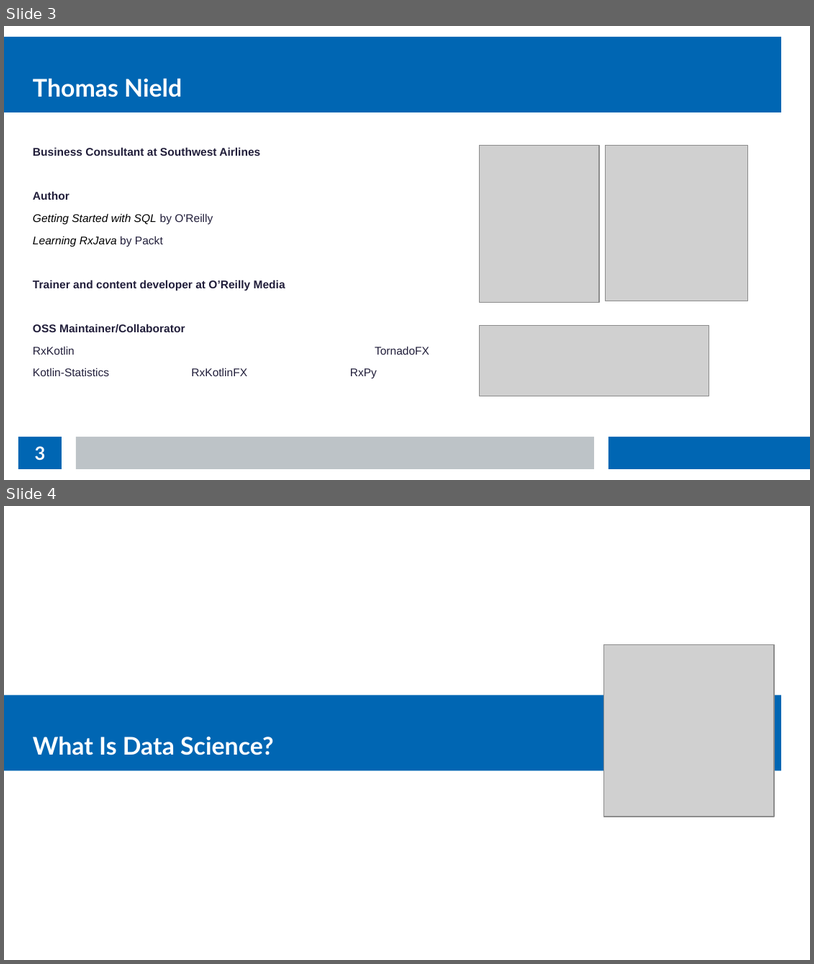
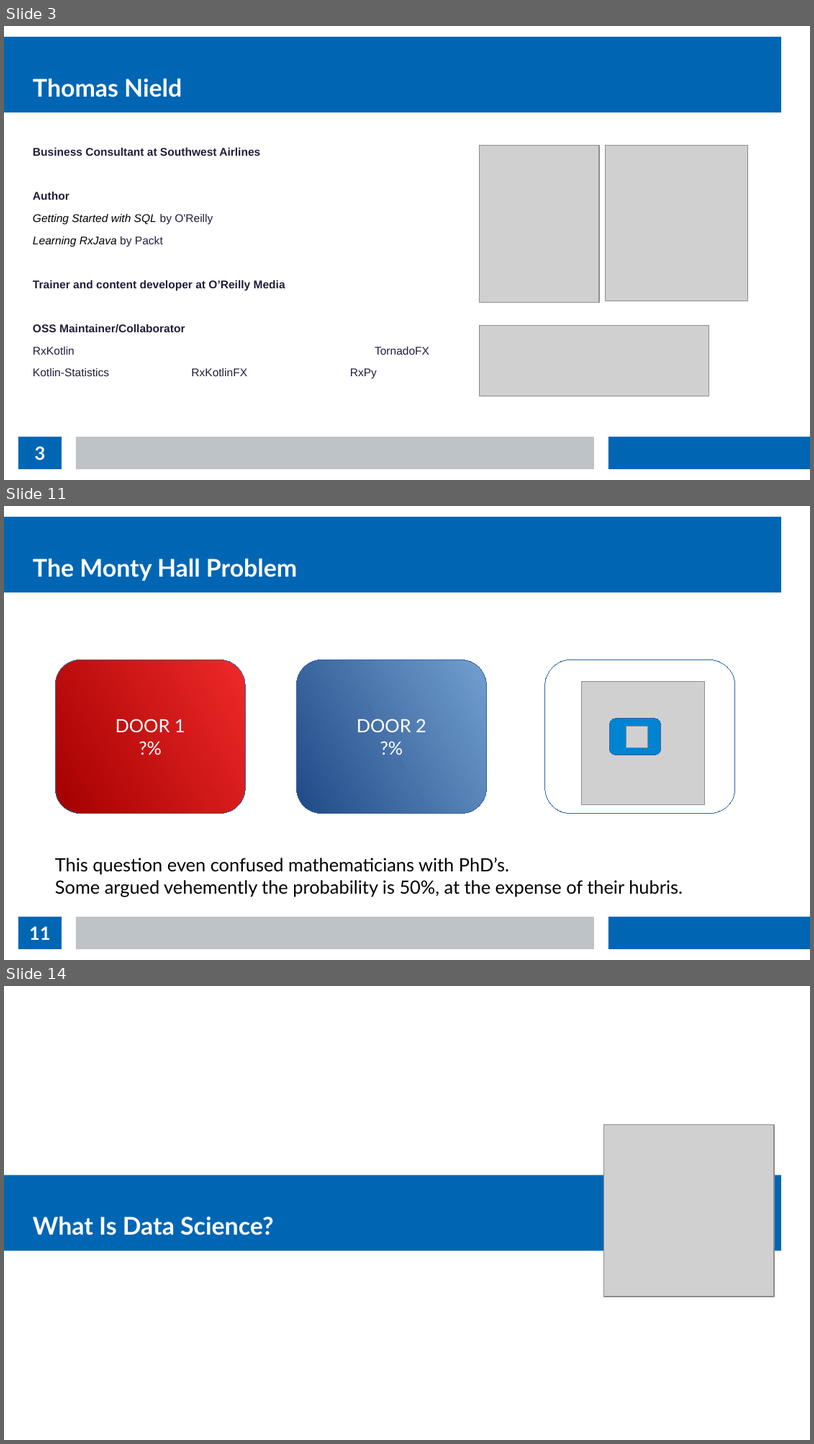
Before and after one commit to thomasnield/kotlin_data_science_talk_ChicagoJUG, a slide deck: kotlin_data_science_talk_chijug_slides.odp. Shown one above the other, each under a label of ours: slides 3 and 4 before the commit, slides 3, 11 and 14 after it; the slides between them are not shown. The pictures are 814x964 and 814x1444 pixels, drawn with LibreOffice and Linux fonts; fonts in the diff are those of the drawing; grey boxes stand for pictures. Boxes give left, top, right and bottom in pixels: in the first picture for what was removed or moved away, otherwise in the second. Text is boxed around its words. In the diff, an @@ line names an element or a change of style, - is before the commit and + after.

Commit message:
add monty hall problem

```diff
--- a/kotlin_data_science_talk_chijug_slides.odp
+++ b/kotlin_data_science_talk_chijug_slides.odp
@@ slide 11 added at (x1=4, y1=506, x2=810, y2=960), background #FFFFFF; not listed: 3 template elements that a slide beside it also shows @@
@@ title added at (x1=33, y1=558, x2=297, y2=581), 24 pt, text #FFFFFF, bold @@
+The Monty Hall Problem
@@ rounded rectangle added at (x1=55, y1=659, x2=245, y2=813), fill gradient #EF2929 to #A40000, outline #3465A4 0 pt, 18 pt, text #FFFFFF @@
+DOOR 1
+?%
@@ rounded rectangle added at (x1=297, y1=659, x2=487, y2=813), fill gradient #729FCF to #204A87, outline #3465A4 0 pt, 18 pt, text #FFFFFF @@
+DOOR 2
+?%
@@ picture added at (x1=329, y1=674, x2=465, y2=811) @@
@@ rounded rectangle added at (x1=545, y1=659, x2=736, y2=813), outline #3465A4 0 pt @@
@@ picture added at (x1=93, y1=689, x2=216, y2=812) @@
@@ picture added at (x1=582, y1=682, x2=705, y2=805) @@
@@ picture added at (x1=383, y1=708, x2=412, y2=737) @@
@@ rounded rectangle added at (x1=610, y1=718, x2=661, y2=755), fill #0084D1, outline #3465A4 0 pt @@
@@ rounded rectangle added at (x1=121, y1=726, x2=172, y2=762), fill #0084D1, outline #3465A4 0 pt @@
@@ picture added at (x1=137, y1=734, x2=158, y2=755) @@
@@ picture added at (x1=627, y1=726, x2=648, y2=747) @@
@@ text added at (x1=55, y1=857, x2=683, y2=896), 18 pt, text #000000 @@
+This question even confused mathematicians with PhD’s.
+Some argued vehemently the probability is 50%, at the expense of their hubris.
@@ page number added at (x1=18, y1=916, x2=62, y2=949), fill #0066B3, 18 pt, text #FFFFFF, bold @@
+11
@@ what was slide 4 is now slide 14 @@
```
Also in this commit, not shown: 2 slides changed, 9 other slides added, 1 slide removed.
